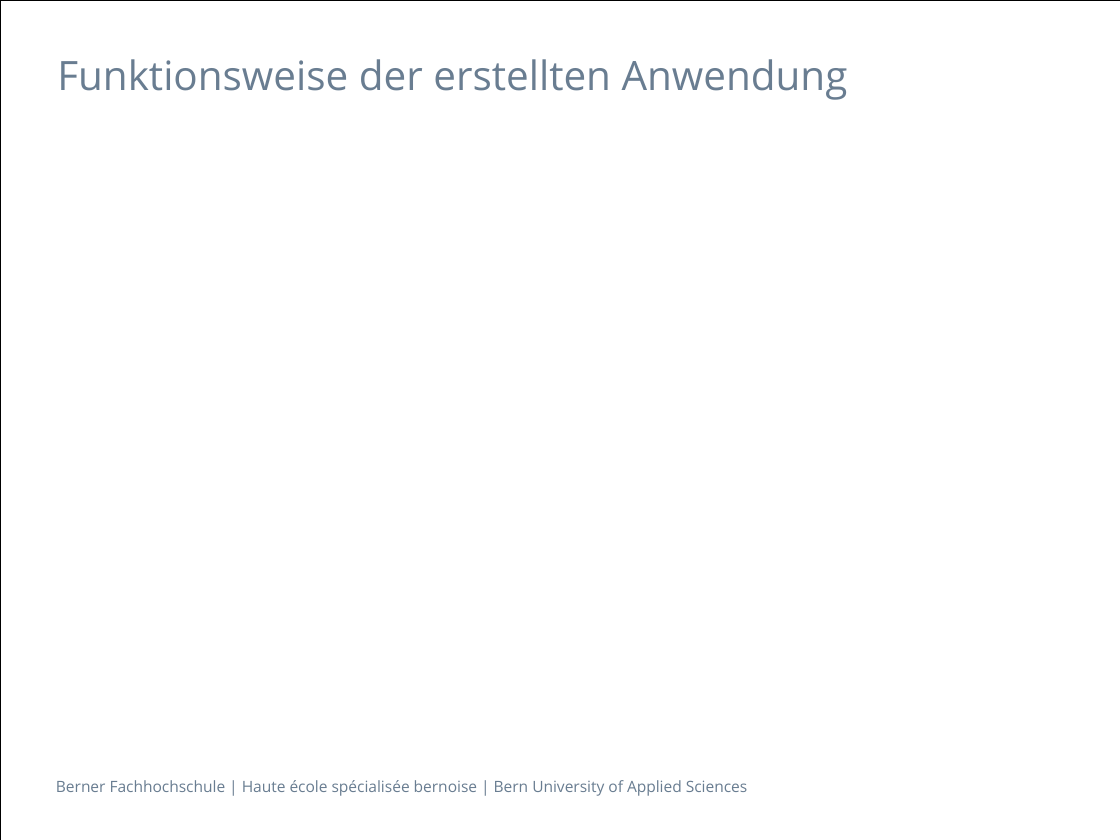
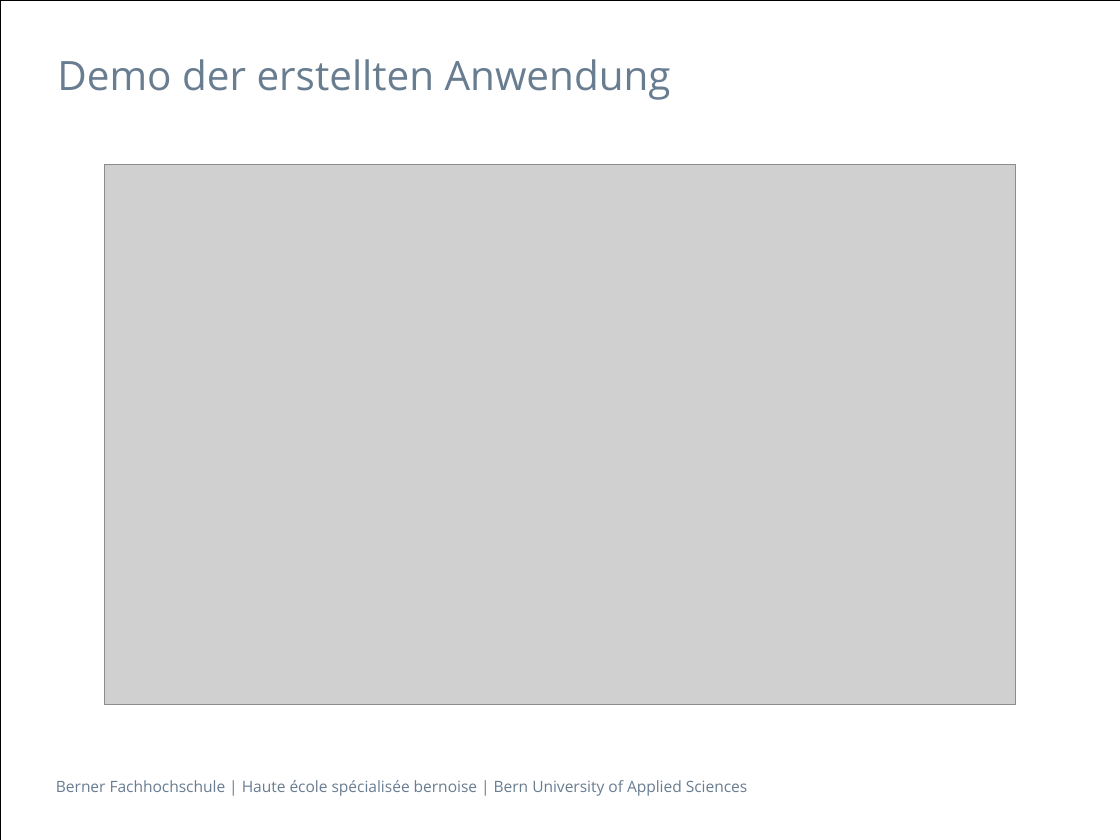
Before and after one commit to joe1990/MatlabQrCodeReader, a slide deck: slide 4 of dokumentation/qrcode-reader-presentation-holzer.pptx. Drawn at 1120x840 pixels with LibreOffice and Linux fonts; fonts in the diff are those of the drawing; grey boxes stand for pictures. Boxes give left, top, right and bottom in pixels: in the first picture for what was removed or moved away, otherwise in the second. Text is boxed around its words. In the diff, an @@ line names an element or a change of style, - is before the commit and + after.

```diff
--- a/dokumentation/qrcode-reader-presentation-holzer.pptx
+++ b/dokumentation/qrcode-reader-presentation-holzer.pptx
@@ title at [57,59,671,100]: text changed @@
-Funktionsweise der erstellten Anwendung
+Demo der erstellten Anwendung
@@ picture added at [105,165,1016,704] @@
```
Also in this commit, not shown: 2 other slides changed, 1 slide added, 1 slide removed, 54 other files.
